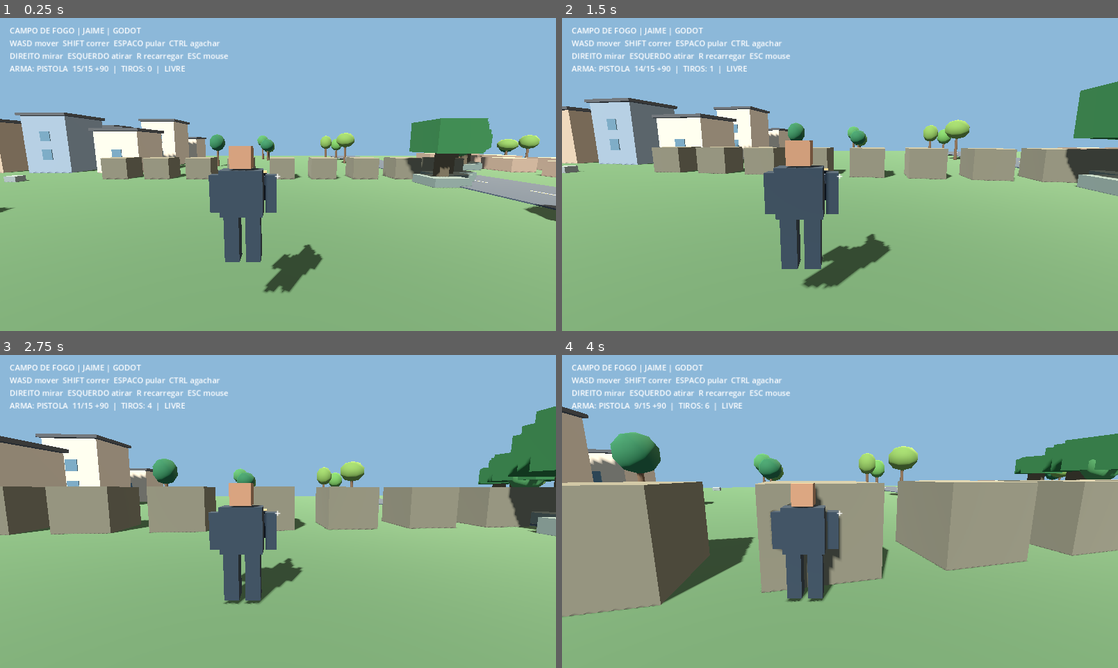
Above: before the commit, frames 1-4 (two rows, left to right).
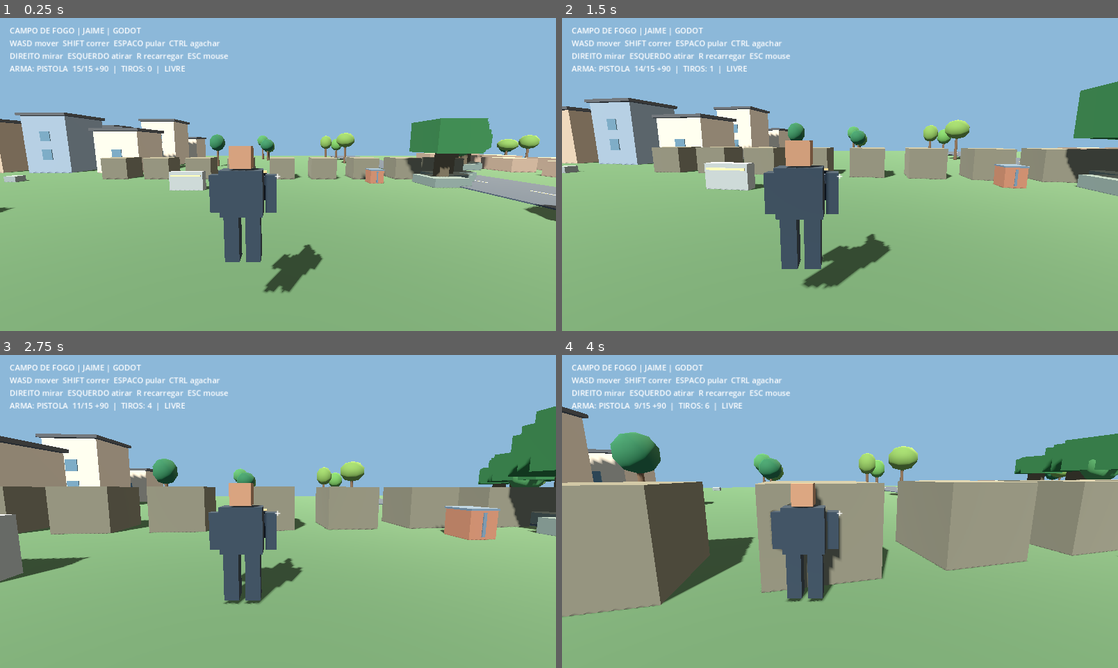
Above: after the commit, the same moments.

Repository: jaime66fla-crypto/gameteste
Game: Godot game, scene res://scenes/main.tscn
The game is run twice, just before and just after one commit, with the same random seed, the same clock (stepped at 60 frames per second) and the same inputs.
Inputs (mouse positions are in pixels of both pictures, inside the frame that each line leads up to):
- Up to frame 1 (0.25 s): no input
- Up to frame 2 (1.5 s): tap Enter at 0.5 s; move the mouse to (867, 174) at 0.52 s; hold Right mouse button (aim) 0.53-1.28 s; hold W (move_forward) from 0.53 s (still down); click (867, 174) at 0.67 s; tap Space (jump) at 0.77 s; move the mouse to (812, 174) at 1.27 s; tap Ctrl (crouch) at 1.35 s
- Up to frame 3 (2.75 s): keep holding W (move_forward); tap Space (jump) at 1.52 s; move the mouse to (289, 505) at 2.02 s; press the mouse at (289, 505) at 2.03 s
- Up to frame 4 (4 s): keep holding W (move_forward); move the mouse to (834, 517) at 2.77 s; release the mouse at (834, 517) at 2.78 s; tap Shift (sprint) at 2.85 s; click (834, 517) at 2.92 s; tap Space (jump) at 3.02, 3.77 s; move the mouse to (878, 514) at 3.52 s; tap 1 at 3.6 s

The runs differ from the first frame. In frame 1, 0.6% of the frame differs, in the area x 30-70%, y 48-56%; in frame 2, 1.2%; in frame 3, 2.1%, in the area x 0-90%, y 48-73%; in frame 4, less than 0.1%.

Commit message:
feat(godot): add collision cover barricades crates and industrial landmark details

Diff:
--- a/godot/scripts/world_polish.gd
+++ b/godot/scripts/world_polish.gd
@@ -12,6 +12,7 @@
     _landmarks()
     _vegetation()
     _rocks()
+    _cover_details()
 
 func _tune_environment() -> void:
     var existing := get_parent().get_node_or_null("WorldEnvironment")
@@ -144,3 +145,34 @@
             continue
         var scale_factor := rng.randf_range(0.35, 1.15)
         _box(Vector3(x, scale_factor * 0.25, z), Vector3(scale_factor, scale_factor * 0.5, scale_factor * 0.8), _mat("#777d76"))
+
+func _cover_details() -> void:
+    # Fixed landmarks. Cover is near roads but not across the road corridors.
+    var metal := _mat("#52616a")
+    var rust := _mat("#8a5b43")
+    var trim := _mat("#c3ad72")
+    var concrete := _mat("#898b83")
+    var positions := [
+        Vector3(-9, 0, 10), Vector3(-22, 0, 26),
+        Vector3(9, 0, 29), Vector3(28, 0, 8),
+        Vector3(29, 0, -9), Vector3(-6, 0, -12)
+    ]
+    for i in range(positions.size()):
+        var p: Vector3 = positions[i]
+        var body := _box(p + Vector3(0, 0.68, 0), Vector3(2.4, 1.36, 0.7), concrete, true)
+        body.name = "ConcreteCover_%02d" % i
+        # Yellow strip is deliberately offset from the wall face.
+        _box(p + Vector3(0, 1.08, 0.38), Vector3(2.15, 0.12, 0.045), trim)
+    var crates := [
+        Vector3(-13, 0, 28), Vector3(9, 0, -15),
+        Vector3(29, 0, 32), Vector3(43, 0, 5)
+    ]
+    for i in range(crates.size()):
+        var p: Vector3 = crates[i]
+        _box(p + Vector3(0, 0.56, 0), Vector3(1.1, 1.12, 1.1), rust, true)
+        _box(p + Vector3(0, 1.14, 0), Vector3(1.16, 0.08, 1.16), metal)
+        for side in [-1.0, 1.0]:
+            _box(p + Vector3(0, 0.56, side * 0.577), Vector3(0.12, 0.92, 0.035), metal)
+    # Landmark signs improve wayfinding without lights or transparent materials.
+    _box(Vector3(-35, 6.2, -12), Vector3(4.8, 0.65, 0.12), metal)
+    _box(Vector3(-35, 6.2, -11.91), Vector3(3.9, 0.10, 0.025), trim)
